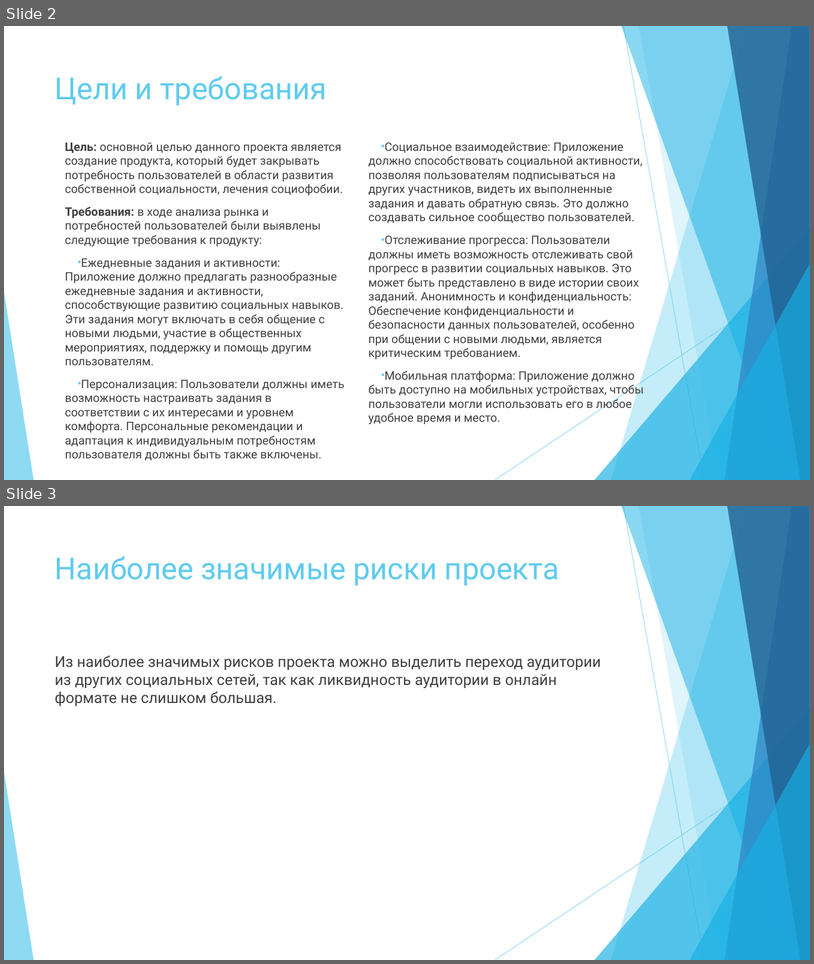
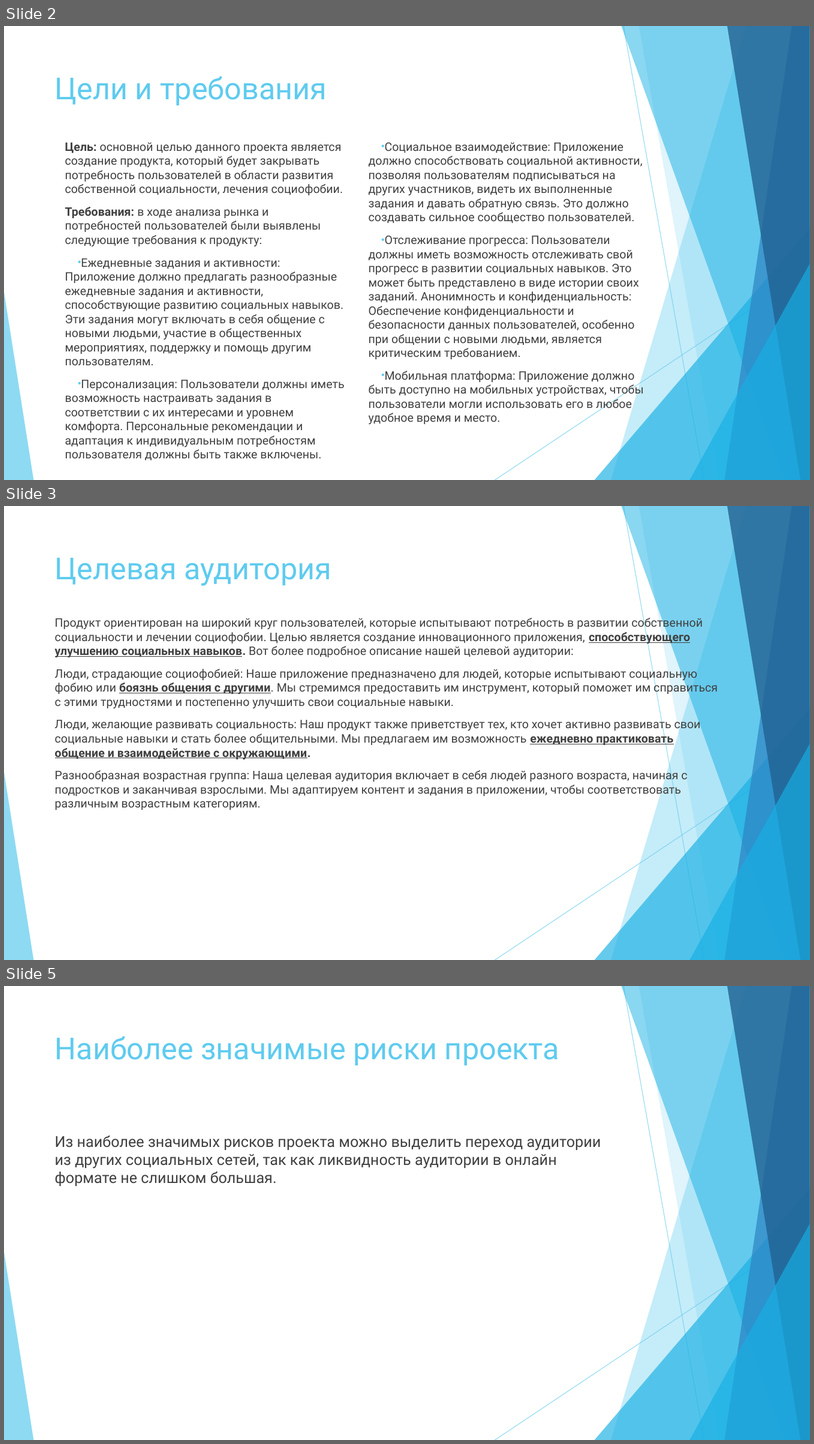
Before and after one commit to s1ngle0f/Achivements, a slide deck: Файлы для оценки/Социальный челленджер.pptx. Shown one above the other, each under a label of ours: slides 2 and 3 before the commit, slides 2, 3 and 5 after it; the slides between them are not shown. The pictures are 814x964 and 814x1444 pixels, drawn with LibreOffice and Linux fonts; fonts in the diff are those of the drawing. Boxes give left, top, right and bottom in pixels: in the first picture for what was removed or moved away, otherwise in the second. Text is boxed around its words. In the diff, an @@ line names an element or a change of style, - is before the commit and + after.

```diff
--- a/Файлы для оценки/Социальный челленджер.pptx
+++ b/Файлы для оценки/Социальный челленджер.pptx
@@ slide 3 added at (4,506,810,960), background #FFFFFF; not listed: 10 template elements that a slide beside it also shows @@
@@ title added at (55,558,332,586), 36 pt, text #5FCBEF @@
+Целевая аудитория
@@ text added at (55,616,718,810), 14 pt, text #404040 @@
+Продукт ориентирован на широкий круг пользователей, которые испытывают потребность в развитии собственной социальности и лечении социофобии. Целью является создание инновационного приложения, способствующего улучшению социальных навыков. Вот более подробное описание нашей целевой аудитории:
+Люди, страдающие социофобией: Наше приложение предназначено для людей, которые испытывают социальную фобию или боязнь общения с другими. Мы стремимся предоставить им инструмент, который поможет им справиться с этими трудностями и постепенно улучшить свои социальные навыки.
+Люди, желающие развивать социальность: Наш продукт также приветствует тех, кто хочет активно развивать свои социальные навыки и стать более общительными. Мы предлагаем им возможность ежедневно практиковать общение и взаимодействие с окружающими.
+Разнообразная возрастная группа: Наша целевая аудитория включает в себя людей разного возраста, начиная с подростков и заканчивая взрослыми. Мы адаптируем контент и задания в приложении, чтобы соответствовать различным возрастным категориям.
@@ what was slide 3 is now slide 5 @@
```
Also in this commit, not shown: 3 slides changed, 1 other slide added, 3 other files.
